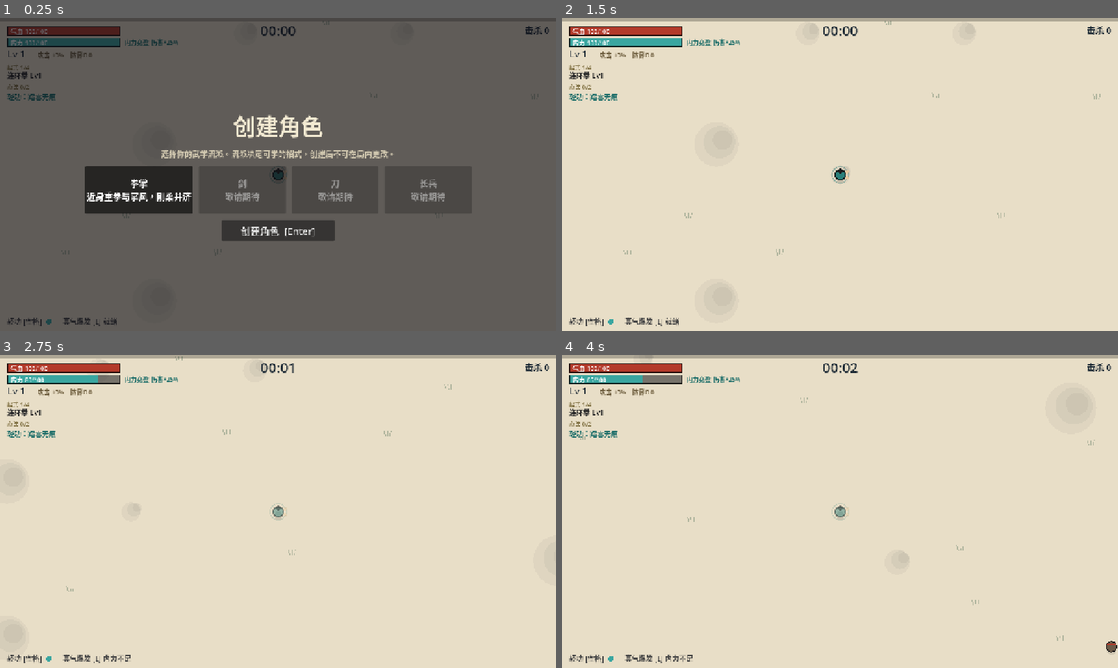
Above: before the commit, frames 1-4 (two rows, left to right).
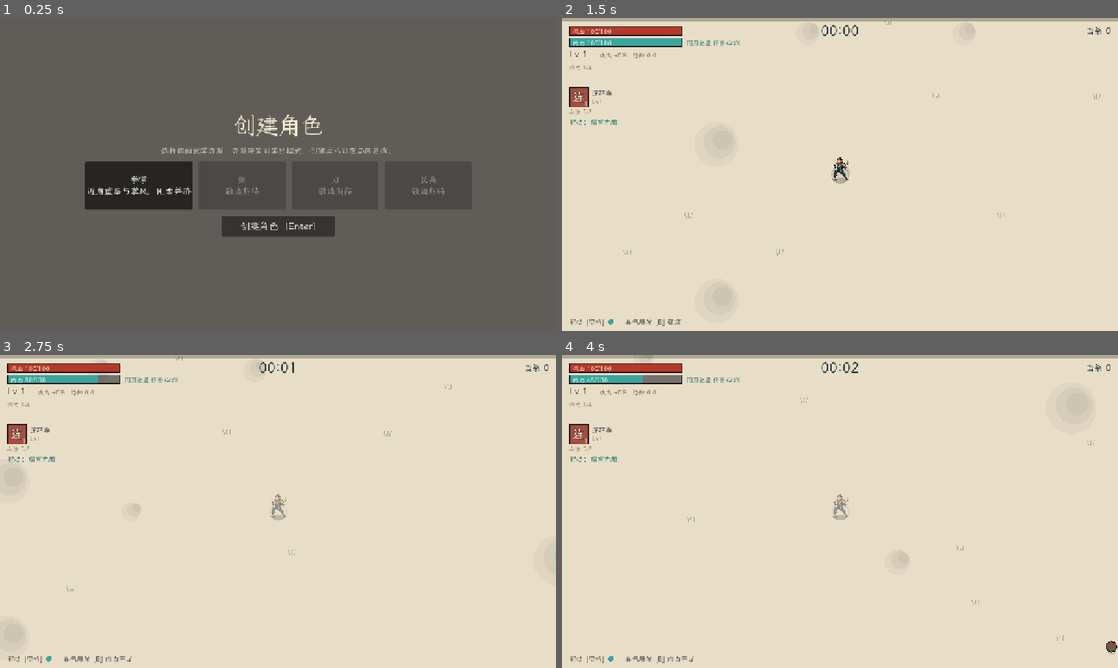
Above: after the commit, the same moments.

Repository: taykokjun-88/wuxia-survivor
Game: Godot game, scene res://scenes/main.tscn
The game is run twice, just before and just after one commit, with the same random seed, the same clock (stepped at 60 frames per second) and the same inputs.
Inputs:
- Up to frame 1 (0.25 s): no input
- Up to frame 2 (1.5 s): click "创建角色 [Enter]" at 0.5 s; click "开始闯荡 [Enter]" at 1.25 s
- Up to frame 3 (2.75 s): tap Enter (ui_accept) at 2, 2.27 s; hold D (move_right) from 2.03 s (still down); tap Space (dash) at 2.1 s; tap E (ult) at 2.3 s
- Up to frame 4 (4 s): release D (move_right) at 2.78 s; hold S (move_down) 2.78-3.53 s; tap E (ult) at 2.85, 3.8 s; tap Enter (ui_accept) at 3.02 s; tap Space (dash) at 3.05, 3.6 s; hold D (move_right) from 3.53 s (still down)

The runs differ from the first frame. In frame 1, 5.8% of the frame differs, in the area x 1-99%, y 0-99%; in frame 2, 1.5%; in frame 3, 1.5%; in frame 4, 1.5%.

Commit message:
Web build, bundled Kai font, hero sprite pipeline, skill icons with 极 mark, level pacing
- Browser target: Web export preset (single-thread, static hosting),
  tools/build_web.sh, GitHub Pages workflow; verified in headless Chromium
  (0 console errors, save persists across reload via IndexedDB)
- Bundle LXGW WenKai (OFL) subset fonts (no system fonts in browsers);
  tools/subset_font.py (HarfBuzz)
- HUD: skill icons with gold Kai '极' above maxed (12-layer) skills
- tools/process_sprites.py: magenta key, native-grid recovery, shared scale
  and palette, feet-aligned strips; SpriteAnim with fallback chain; hero idle
  sprite in game; punch/palm/ult hooks wired
- Gems auto-pull after 4s; exp_mult=1.4 so a finished run ends around Lv30-35
- Setup screens hide world/HUD
- Tests: sprite animation fallback/state, levels-at-completion report

Co-Authored-By: Claude Sonnet 5.5 <noreply@anthropic.com>
Claude-Session: https://claude.ai/code/session_01AdrMLJK1Rs8dRqXGtPMhfy

Diff:
--- /dev/null
+++ b/assets/sprites/player/anim.json
@@ -0,0 +1,11 @@
+{
+  "cell": 64,
+  "anims": {
+    "idle": {
+      "file": "idle.png",
+      "frames": 1,
+      "fps": 1.0,
+      "loop": true
+    }
+  }
+}
--- /dev/null
+++ b/assets/sprites/player/palette.json
@@ -0,0 +1 @@
+[[3, 8, 28], [5, 5, 22], [5, 15, 32], [6, 5, 30], [13, 48, 55], [18, 50, 58], [19, 26, 40], [24, 41, 52], [24, 61, 68], [34, 92, 92], [37, 42, 50], [39, 84, 83], [39, 92, 91], [47, 121, 119], [50, 8, 51], [113, 70, 58], [124, 30, 46], [130, 124, 94], [137, 43, 34], [166, 158, 97], [167, 58, 42], [195, 133, 93], [236, 191, 145], [237, 212, 179]]
--- /dev/null
+++ b/assets/sprites/player/scale.json
@@ -0,0 +1,5 @@
+{
+  "scale": 0.5957446808510638,
+  "target_height": 56,
+  "block": 20
+}
--- a/data/game_data.json
+++ b/data/game_data.json
@@ -43,7 +43,8 @@
       390,
       600
     ],
-    "boss_time": 720
+    "boss_time": 720,
+    "exp_mult": 1.4
   },
   "skills": {
     "yue_palm": {
@@ -75,7 +76,8 @@
           "life"
         ],
         "targets": "pierce"
-      }
+      },
+      "anim": "palm"
     },
     "chain_fist": {
       "name": "连环拳",
@@ -100,7 +102,8 @@
         ],
         "duration": [],
         "targets": ""
-      }
+      },
+      "anim": "punch"
     },
     "quake_fist": {
       "name": "撼地拳",
@@ -128,7 +131,8 @@
           "stun"
         ],
         "targets": ""
-      }
+      },
+      "anim": "punch"
     },
     "whirl_palm": {
       "name": "回风掌",
@@ -153,7 +157,8 @@
         ],
         "duration": [],
         "targets": ""
-      }
+      },
+      "anim": "palm"
     },
     "point_finger": {
       "name": "点穴指",
@@ -185,7 +190,8 @@
           "life"
         ],
         "targets": "count"
-      }
+      },
+      "anim": "palm"
     },
     "vajra_fist": {
       "name": "金刚拳",
@@ -212,7 +218,8 @@
         ],
         "duration": [],
         "targets": ""
-      }
+      },
+      "anim": "punch"
     },
     "cloud_palm": {
       "name": "流云掌",
@@ -245,7 +252,8 @@
           "life"
         ],
         "targets": "count"
-      }
+      },
+      "anim": "palm"
     },
     "eight_waste": {
       "name": "八荒拳",
@@ -277,7 +285,8 @@
           "life"
         ],
         "targets": "count"
-      }
+      },
+      "anim": "palm"
     },
     "taiji": {
       "name": "太极劲",
--- a/project.godot
+++ b/project.godot
@@ -12,6 +12,10 @@
 Data="*res://scripts/data.gd"
 Save="*res://scripts/save.gd"
 
+[gui]
+
+theme/custom_font="res://assets/fonts/main.ttf"
+
 [display]
 
 window/size/viewport_width=1280
--- a/scripts/data.gd
+++ b/scripts/data.gd
@@ -12,6 +12,7 @@
 var tiers: Array = []             # 升级档位：小成 / 中成 / 大成 / 灵机一动
 var max_upgrades := 11             # 技能最多升级次数（起始 1 层 → 最高 12 层）
 var enemies: Dictionary = {}
+var font_bold: Font               # 楷体粗体（"极"等需要突出的字）
 
 
 func _ready() -> void:
@@ -95,9 +96,12 @@
 
 
 ## 若 assets/fonts/main.ttf|otf 存在则作为全局字体（解决部分平台缺中文字体的问题）。
+## 自带的楷体字库（霞鹜文楷 LXGW WenKai，OFL 协议）。
+## 浏览器里没有系统字体可回退，所以必须打包；UI 控件的默认字体在 project.godot 的 gui/theme/custom_font 里设置。
 func _load_font() -> void:
-	for path in ["res://assets/fonts/main.ttf", "res://assets/fonts/main.otf"]:
-		if ResourceLoader.exists(path):
-			var font: Font = load(path)
-			ThemeDB.fallback_font = font
-			return
+	font_bold = ThemeDB.fallback_font
+	if ResourceLoader.exists("res://assets/fonts/main.ttf"):
+		ThemeDB.fallback_font = load("res://assets/fonts/main.ttf")
+		font_bold = ThemeDB.fallback_font
+	if ResourceLoader.exists("res://assets/fonts/main_bold.ttf"):
+		font_bold = load("res://assets/fonts/main_bold.ttf")
--- a/scripts/hud.gd
+++ b/scripts/hud.gd
@@ -323,6 +323,36 @@
 	canvas.draw_string(font, pos + Vector2(8, size.y - 4), label, HORIZONTAL_ALIGNMENT_LEFT, -1, 14, Color.WHITE)
 
 
+const ICON := 44.0
+## 技能图标底色：按第一个标签区分（占位；以后换成正式图标）
+const TAG_COLORS := {
+	"贯穿": "#3a5a7a", "远程": "#3a5a7a", "近战": "#9a3a2a", "连击": "#9a3a2a",
+	"范围": "#6a4a8a", "控制": "#7a5a2a", "追踪": "#2a7f7a", "蓄力": "#8a6a1a",
+	"多向": "#2a6a5a", "防御": "#4a5a6a",
+}
+
+
+## 技能图标：底色方块 + 楷体首字 + 层数；满层（12 层）时在图标上方显示小「极」字。
+func _draw_skill_icon(pos: Vector2, s: SkillBase, maxed: bool) -> void:
+	var tag: String = str(s.tags()[0])
+	var base := Color(str(TAG_COLORS.get(tag, "#4a4a4a")))
+	var r := Rect2(pos, Vector2(ICON, ICON))
+	canvas.draw_rect(r, base)
+	canvas.draw_rect(Rect2(pos + Vector2(2, 2), Vector2(ICON - 4, ICON - 4)), Color(1, 1, 1, 0.10))
+	canvas.draw_rect(r, GameWorld.GOLD if maxed else Color(0.05, 0.05, 0.08, 0.9), false, 3.0 if maxed else 2.0)
+	var glyph := str(s.def["name"]).substr(0, 1)
+	var bold := Data.font_bold
+	canvas.draw_string_outline(bold, pos + Vector2(0, 31), glyph, HORIZONTAL_ALIGNMENT_CENTER, ICON, 28, 3, Color(0, 0, 0, 0.55))
+	canvas.draw_string(bold, pos + Vector2(0, 31), glyph, HORIZONTAL_ALIGNMENT_CENTER, ICON, 28, Color("#f3ead2"))
+	canvas.draw_string(Data.font_bold, pos + Vector2(ICON - 20, ICON - 3), str(s.level),
+		HORIZONTAL_ALIGNMENT_RIGHT, 18, 12, Color("#f3ead2"))
+	if maxed:
+		# 「极」：楷体粗体，金字黑边，居中在图标正上方
+		var p := pos + Vector2(0, -5)
+		canvas.draw_string_outline(bold, p, "极", HORIZONTAL_ALIGNMENT_CENTER, ICON, 18, 4, Color("#3a1f10"))
+		canvas.draw_string(bold, p, "极", HORIZONTAL_ALIGNMENT_CENTER, ICON, 18, Color("#f0c050"))
+
+
 func _draw_hud() -> void:
 	if world == null or world.stats.is_empty():
 		return
@@ -367,12 +397,16 @@
 		HORIZONTAL_ALIGNMENT_LEFT, -1, 13, Color("#7a6a3a"))
 	y += 20.0
 	for s: SkillBase in w.skills.values():
+		var maxed := s.upgrades.size() >= Data.max_upgrades
+		var icon_pos := Vector2(16, y + 22.0)      # 图标上方留出 22px 给「极」
+		_draw_skill_icon(icon_pos, s, maxed)
 		var star := " ★%d" % w.enhance_level if w.enhance_id == s.id else ""
-		var txt := "%s Lv%d%s%s" % [s.def["name"], s.level, "满" if s.upgrades.size() >= Data.max_upgrades else "", star]
-		canvas.draw_string(font, Vector2(16, y), txt, HORIZONTAL_ALIGNMENT_LEFT, -1, 16,
-			GameWorld.VERMILION if star != "" else Color("#2a2a2a"))
-		y += 21.0
-	y += 4.0
+		canvas.draw_string(font, icon_pos + Vector2(ICON + 8.0, 18.0), str(s.def["name"]),
+			HORIZONTAL_ALIGNMENT_LEFT, -1, 16, Color("#2a2a2a"))
+		canvas.draw_string(font, icon_pos + Vector2(ICON + 8.0, 36.0), "Lv%d%s" % [s.level, star],
+			HORIZONTAL_ALIGNMENT_LEFT, -1, 14, GameWorld.VERMILION if star != "" else Color("#6a5a3a"))
+		y += ICON + 30.0
+	y += 8.0
 	canvas.draw_string(font, Vector2(16, y), "心法 %d/%d" % [w.xinfa.size(), GameWorld.MAX_XINFA],
 		HORIZONTAL_ALIGNMENT_LEFT, -1, 13, Color("#7a6a3a"))
 	y += 20.0
--- a/scripts/main.gd
+++ b/scripts/main.gd
@@ -77,13 +77,21 @@
 				get_tree().reload_current_scene()
 
 
+## 创建角色 / 开局选择时隐藏世界和 HUD，避免透出游戏画面
+func _show_game(on: bool) -> void:
+	world.visible = on
+	hud.canvas.visible = on
+
+
 func _enter_create() -> void:
 	state = State.CREATE
+	_show_game(false)
 	hud.show_create()
 
 
 func _enter_loadout() -> void:
 	state = State.LOADOUT
+	_show_game(false)
 	hud.show_loadout(Save.school())
 
 
@@ -109,6 +117,7 @@
 		return
 	world.start_run(starter_id, qinggong_id)
 	hud.hide_loadout()
+	_show_game(true)
 	state = State.PLAY
 
 
--- a/scripts/skills/skill_base.gd
+++ b/scripts/skills/skill_base.gd
@@ -143,6 +143,8 @@
 
 
 func _after_fire() -> void:
+	if def.has("anim"):
+		w.play_anim(str(def["anim"]), 0.3)
 	if float(mods["buff"]) > 0.0:
 		w.neili = minf(w.st("max_neili"), w.neili + float(mods["buff"]))
 	if float(mods["hits"]) > 0.0 and w.rng.randf() < float(mods["hits"]):
--- /dev/null
+++ b/scripts/sprite_anim.gd
@@ -0,0 +1,76 @@
+class_name SpriteAnim
+extends RefCounted
+## 角色动画：读取 tools/process_sprites.py 生成的 anim.json 和横向条带 PNG，按动画名与时间取帧。
+## 缺少的动画回退到 idle；idle 也没有时 draw() 返回 false，调用方改画占位图形。
+
+const FALLBACK := {
+	"walk": "idle", "dash": "walk", "hurt": "idle", "punch": "idle",
+	"palm": "punch", "ult": "palm", "death": "hurt",
+}
+
+var cell := 64
+var anims: Dictionary = {}   # name -> {tex, frames, fps, loop}
+
+
+func load_dir(dir: String) -> bool:
+	var path := dir + "/anim.json"
+	if not FileAccess.file_exists(path):
+		return false
+	var json := JSON.new()
+	if json.parse(FileAccess.open(path, FileAccess.READ).get_as_text()) != OK or not json.data is Dictionary:
+		return false
+	var d: Dictionary = json.data
+	cell = int(d.get("cell", 64))
+	var list: Dictionary = d.get("anims", {})
+	for name in list:
+		var a: Dictionary = list[name]
+		var tex_path := dir + "/" + str(a["file"])
+		if ResourceLoader.exists(tex_path):
+			add_anim(str(name), load(tex_path), int(a["frames"]), float(a["fps"]), bool(a.get("loop", true)))
+	return anims.has("idle")
+
+
+func add_anim(name: String, tex: Texture2D, frames: int, fps: float, loop: bool = true) -> void:
+	anims[name] = {"tex": tex, "frames": frames, "fps": fps, "loop": loop}
+
+
+## 实际会播放的动画名（逐级回退到 idle）；没有可用动画时返回 ""
+func resolve(name: String) -> String:
+	var n := name
+	for i in 6:
+		if anims.has(n):
+			return n
+		if not FALLBACK.has(n):
+			break
+		n = str(FALLBACK[n])
+	return "idle" if anims.has("idle") else ""
+
+
+func frame_index(name: String, t: float) -> int:
+	var a: Dictionary = anims[name]
+	var frames: int = a["frames"]
+	var i := int(maxf(t, 0.0) * float(a["fps"]))
+	return i % frames if bool(a["loop"]) else mini(i, frames - 1)
+
+
+func anim_length(name: String) -> float:
+	var key := resolve(name)
+	if key == "":
+		return 0.0
+	var a: Dictionary = anims[key]
+	return float(a["frames"]) / float(a["fps"])
+
+
+## foot：脚底中心（世界坐标）；flip：水平翻转（面朝左）
+func draw(ci: CanvasItem, name: String, t: float, foot: Vector2, flip: bool, tint: Color = Color.WHITE) -> bool:
+	var key := resolve(name)
+	if key == "":
+		return false
+	var a: Dictionary = anims[key]
+	var tex: Texture2D = a["tex"]
+	var src := Rect2(frame_index(key, t) * cell, 0, cell, cell)
+	# 条带里角色脚底距格子底部 4px
+	ci.draw_set_transform(Vector2(foot.x, foot.y + 4.0 - cell), 0.0, Vector2(-1.0 if flip else 1.0, 1.0))
+	ci.draw_texture_rect_region(tex, Rect2(-cell * 0.5, 0, cell, cell), src, tint)
+	ci.draw_set_transform(Vector2.ZERO, 0.0, Vector2.ONE)
+	return true
--- a/scripts/world.gd
+++ b/scripts/world.gd
@@ -14,6 +14,7 @@
 const SPAWN_DIST := 780.0
 const RELOCATE_DIST := 1300.0
 const MAX_GEMS := 400
+const GEM_AUTO_PULL := 4.0
 const MAX_EFFECTS := 160
 const CELL := 64.0
 const MAX_SKILLS := 4
@@ -76,6 +77,7 @@
 # ---- 世界状态 ----
 var time := 0.0
 var kills := 0
+var exp_total := 0          # 统计：本局累计获得的修为
 var over := false
 var won := false
 var enemies: Array[Enemy] = []
@@ -83,6 +85,7 @@
 var zones: Array[Dictionary] = []
 var gem_pos: Array[Vector2] = []
 var gem_val: Array[int] = []
+var gem_age: Array[float] = []     # 宝石落地后的时间：超过 GEM_AUTO_PULL 秒会自动飞向玩家
 var chests: Array[Vector2] = []
 var effects: Array[Dictionary] = []
 var bosses: Array[Enemy] = []
@@ -97,10 +100,19 @@
 var next_uid := 1
 var chain_depth := 0
 var dash_count := 0
+var sprite_anim: SpriteAnim = null   # 角色动画（没有素材时为 null，回退占位图形）
+var anim_clock := 0.0
+var anim_ovr := ""                   # 出招/大招等一次性动画
+var anim_ovr_t := 0.0
+var anim_ovr_len := 0.0
+var death_t := 0.0
 var max_enemies := 800
 
 
 func _ready() -> void:
+	sprite_anim = SpriteAnim.new()
+	if not sprite_anim.load_dir("res://assets/sprites/player"):
+		sprite_anim = null
 	if rng_seed != 0:
 		rng.seed = rng_seed
 	else:
@@ -139,6 +151,7 @@
 	buff_t = 0.0
 	time = 0.0
 	kills = 0
+	exp_total = 0
 	over = false
 	won = false
 	enemies.clear()
@@ -146,11 +159,15 @@
 	zones.clear()
 	gem_pos.clear()
 	gem_val.clear()
+	gem_age.clear()
 	chests.clear()
 	effects.clear()
 	bosses.clear()
 	skill_dmg.clear()
 	boss_log.clear()
+	anim_clock = 0.0
+	anim_ovr_t = 0.0
+	death_t = 0.0
 	dash_count = 0
 	spawn_acc = 0.0
 	next_burst = Data.T("burst_interval")
@@ -203,7 +220,7 @@
 
 
 func _exp_for(l: int) -> int:
-	return int(6 + 4.0 * l + 0.5 * l * l)
+	return int(Data.T("exp_mult") * (6 + 4.0 * l + 0.5 * l * l))
 
 
 func cd_mult() -> float:
@@ -220,6 +237,10 @@
 # =====================================================================
 
 func step(dt: float) -> void:
+	anim_clock += dt
+	anim_ovr_t = maxf(0.0, anim_ovr_t - dt)
+	if over and not won:
+		death_t += dt
 	if over:
 		_update_effects(dt)
 		queue_redraw()
@@ -333,6 +354,7 @@
 
 
 func _ult() -> void:
+	play_anim("ult", 0.5)
 	area_hit_raw(player_pos, ULT_RADIUS, ULT_DAMAGE, [], "ult", 600.0)
 	for p in projs:
 		if p.hostile and p.pos.distance_to(player_pos) < ULT_RADIUS:
@@ -996,6 +1018,7 @@
 		return
 	gem_pos.append(at)
 	gem_val.append(value)
+	gem_age.append(0.0)
 
 
 func _update_gems(dt: float) -> void:
@@ -1009,16 +1032,24 @@
 			var last := gem_pos.size() - 1
 			gem_pos[i] = gem_pos[last]
 			gem_val[i] = gem_val[last]
+			gem_age[i] = gem_age[last]
 			gem_pos.pop_back()
 			gem_val.pop_back()
-			continue
+			gem_age.pop_back()
+			continue
+		gem_age[i] += dt
 		if d < pull:
 			gem_pos[i] += (player_pos - gem_pos[i]).normalized() * 420.0 * dt
+		elif gem_age[i] > GEM_AUTO_PULL:
+			# 落地一段时间后自动飞向玩家：升级节奏只取决于击杀，不取决于敢不敢冲进怪堆里捡
+			gem_pos[i] += (player_pos - gem_pos[i]).normalized() * 320.0 * dt
 		i += 1
 
 
 func _gain_exp(v: int) -> void:
-	exp_now += int(ceil(v * (1.0 + st("exp_pct"))))
+	var gain := int(ceil(v * (1.0 + st("exp_pct"))))
+	exp_now += gain
+	exp_total += gain
 	var leveled := false
 	while exp_now >= exp_next:
 		exp_now -= exp_next
@@ -1329,16 +1360,50 @@
 			draw_circle(p.pos, p.radius * 0.6, INK)
 
 
+## 播放一次性动画（出招、大招）。受击、倒下、冲刺由状态自动决定。
+func play_anim(name: String, dur: float) -> void:
+	anim_ovr = name
+	anim_ovr_len = dur
+	anim_ovr_t = dur
+
+
+## 当前应播放的角色动画：[名称, 该动画内的时间]
+func _player_anim_state() -> Array:
+	if over and not won:
+		return ["death", death_t]
+	if anim_ovr_t > 0.0:
+		return [anim_ovr, anim_ovr_len - anim_ovr_t]
+	if since_hit < 0.25:
+		return ["hurt", since_hit]
+	if dash_t > 0.0:
+		return ["dash", float(qg["dash_time"]) - dash_t]
+	if input_move.length() > 0.1:
+		return ["walk", anim_clock]
+	return ["idle", anim_clock]
+
+
 func _draw_player() -> void:
 	var blink := invuln > 0.0 and dash_t <= 0.0 and int(time * 24.0) % 2 == 0
 	if blink:
 		return
 	var alpha := 0.45 if stealth_t > 0.0 else 1.0
-	draw_circle(player_pos + Vector2(0, 9), 10.0, Color(0, 0, 0, 0.12))
+	var has_sprite := sprite_anim != null
+	if has_sprite:
+		# 脚下的扁椭圆影子（角色脚底在 player_pos 下方 14px）
+		draw_set_transform(player_pos + Vector2(0, 13), 0.0, Vector2(1.0, 0.35))
+		draw_circle(Vector2.ZERO, 15.0, Color(0, 0, 0, 0.18))
+		draw_set_transform(Vector2.ZERO, 0.0, Vector2.ONE)
+	else:
+		draw_circle(player_pos + Vector2(0, 9), 10.0, Color(0, 0, 0, 0.12))
 	if neili >= st("max_neili") * NEILI_BONUS_THRESHOLD:
 		draw_arc(player_pos, 19.0, 0.0, TAU, 28, Color(JADE, 0.45 * alpha), 2.0)
 	if shield > 0.0:
 		draw_arc(player_pos, 24.0, 0.0, TAU, 28, Color("#7fc8e8", 0.8), 3.0)
+	if has_sprite:
+		var state := _player_anim_state()
+		var tint := Color(1.0, 0.55, 0.55, alpha) if since_hit < 0.08 else Color(1.0, 1.0, 1.0, alpha)
+		if sprite_anim.draw(self, str(state[0]), float(state[1]), player_pos + Vector2(0, 14), facing.x < 0.0, tint):
+			return
 	draw_circle(player_pos, PLAYER_RADIUS, Color(JADE, alpha))
 	draw_arc(player_pos, PLAYER_RADIUS, 0.0, TAU, 20, Color(0.03, 0.08, 0.08, alpha), 2.0)
 	draw_circle(player_pos + Vector2(0, -9), 6.0, Color(0.11, 0.11, 0.11, alpha))
--- a/tests/shot.gd
+++ b/tests/shot.gd
@@ -61,6 +61,10 @@
 		for dir in ["damage", "cooldown", "range", "crit"]:
 			if s.available_dirs().has(dir):
 				s.add_upgrade(dir, 2)
+	# 让第二个技能升满 12 层，检查「极」标记
+	var smax: SkillBase = w.skills.values()[1]
+	while smax.upgrades.size() < Data.max_upgrades:
+		smax.add_upgrade("damage", 0)
 	w.xinfa["chunyang"] = 2
 	w.xinfa["lingxi"] = 1
 	w.enhance_id = "cloud_palm"
--- a/tests/sim_test.gd
+++ b/tests/sim_test.gd
@@ -15,6 +15,7 @@
 		_upgrade_system_test()
 		_level_growth_test()
 		_save_test()
+		_sprite_anim_test()
 	if only == "" or only == "matrix":
 		_skill_matrix()
 	if only == "":
@@ -22,8 +23,37 @@
 		_qinggong_test()
 	if only == "" or only == "full":
 		_run_full()
+	if only == "levels":
+		_levels_report()
 	print("\nRESULT: %s" % ("FAIL (%d)" % failures if failures > 0 else "OK"))
 	get_tree().quit(1 if failures > 0 else 0)
+
+
+## 测量「打完一局」的角色等级：会选卡的无敌 bot（≈ 理想玩家）多个种子，打到大 Boss 被击败为止
+func _levels_report() -> void:
+	print("\n=== 通关时的角色等级（exp_mult = %.2f）===" % Data.T("exp_mult"))
+	var sum := 0
+	var n := 0
+	for sd in [11, 12, 13, 14]:
+		var w := GameWorld.new()
+		w.god = true
+		w.rng_seed = sd
+		add_child(w)
+		w.start_run(["chain_fist", "point_finger", "cloud_palm"][sd % 3], "tashue")
+		var pick_rng := RandomNumberGenerator.new()
+		pick_rng.seed = sd
+		for i in int(1000.0 / DT):
+			TestBot.drive(w, TestBot.engage_for(w))
+			w.step(DT)
+			TestBot.resolve_choices(w, pick_rng, true)
+			if w.over:
+				break
+		print("  种子 %d：%s @ %ds  Lv%d  击杀 %d  修为 %d" % [
+			sd, "通关" if w.won else "未通关", int(w.time), w.level, w.kills, w.exp_total])
+		sum += w.level
+		n += 1
+		_free_world(w)
+	print("  平均等级 %.1f" % (float(sum) / n))
 
 
 func _run_full() -> void:
@@ -330,6 +360,51 @@
 	print("  创建 / 读回 / 无效流派 / 损坏存档 / 重建  OK")
 
 
+func _sprite_anim_test() -> void:
+	print("\n=== 角色动画（回退链 / 帧计算 / 状态选择） ===")
+	var a := SpriteAnim.new()
+	_check(a.resolve("idle") == "", "没有任何动画时应返回空")
+	var img := Image.create(64 * 6, 64, false, Image.FORMAT_RGBA8)
+	var tex := ImageTexture.create_from_image(img)
+	a.add_anim("idle", tex, 1, 1.0)
+	_check(a.resolve("walk") == "idle", "缺 walk 时回退到 idle")
+	_check(a.resolve("dash") == "idle", "缺 dash/walk 时回退到 idle")
+	a.add_anim("walk", tex, 6, 10.0)
+	_check(a.resolve("dash") == "walk", "有 walk 时 dash 回退到 walk")
+	_check(a.frame_index("walk", 0.0) == 0 and a.frame_index("walk", 0.15) == 1, "walk 帧索引")
+	_check(a.frame_index("walk", 0.6) == 0, "循环动画应回到第 0 帧")
+	a.add_anim("punch", tex, 4, 16.0, false)
+	_check(a.frame_index("punch", 10.0) == 3, "一次性动画应停在最后一帧")
+	_check(is_equal_approx(a.anim_length("punch"), 0.25), "动画时长 = 帧数 / fps")
+	# 真实素材能被加载
+	var real := SpriteAnim.new()
+	_check(real.load_dir("res://assets/sprites/player"), "assets/sprites/player 应能加载并包含 idle")
+	# 状态选择
+	var w := _new_world(71)
+	_check(w._player_anim_state()[0] == "idle", "静止 → idle")
+	w.input_move = Vector2.RIGHT
+	_check(w._player_anim_state()[0] == "walk", "移动 → walk")
+	w.dash_t = 0.1
+	_check(w._player_anim_state()[0] == "dash", "冲刺 → dash")
+	w.since_hit = 0.0
+	_check(w._player_anim_state()[0] == "hurt", "刚受击 → hurt")
+	w.play_anim("punch", 0.3)
+	_check(w._player_anim_state()[0] == "punch", "出招动画优先于受击")
+	w.over = true
+	w.won = false
+	_check(w._player_anim_state()[0] == "death", "阵亡 → death（最高优先）")
+	_free_world(w)
+	# 技能出招会触发动画
+	var w2 := _new_world(72)
+	_populate(w2, 30)
+	for i in 120:
+		TestBot.drive(w2, 75.0)
+		w2.step(DT)
+	_check(w2.anim_ovr == "punch", "连环拳出招应触发 punch 动画，实际 %s" % w2.anim_ovr)
+	print("  回退链 / 帧索引 / 状态优先级 / 出招触发  OK")
+	_free_world(w2)
+
+
 func _xinfa_test() -> void:
 	print("\n=== 心法冒烟（每个 Lv3，20 秒） ===")
 	for id in Data.xinfa:
Not shown, added: assets/fonts/OFL.txt
Binary file added: assets/fonts/main.ttf
Not shown, added: assets/fonts/main.ttf.import
Binary file added: assets/fonts/main_bold.ttf
Not shown, added: assets/fonts/main_bold.ttf.import
Binary file added: assets/sprites/player/idle.png
Not shown, added: assets/sprites/player/idle.png.import
Binary file added: assets/sprites/source/player_base_pose.jpg
Not shown, added: assets/sprites/source/player_base_pose.jpg.import
Not shown, added: export_presets.cfg
Not shown, added: scripts/sprite_anim.gd.uid
Not shown, added: tools/build_web.sh
